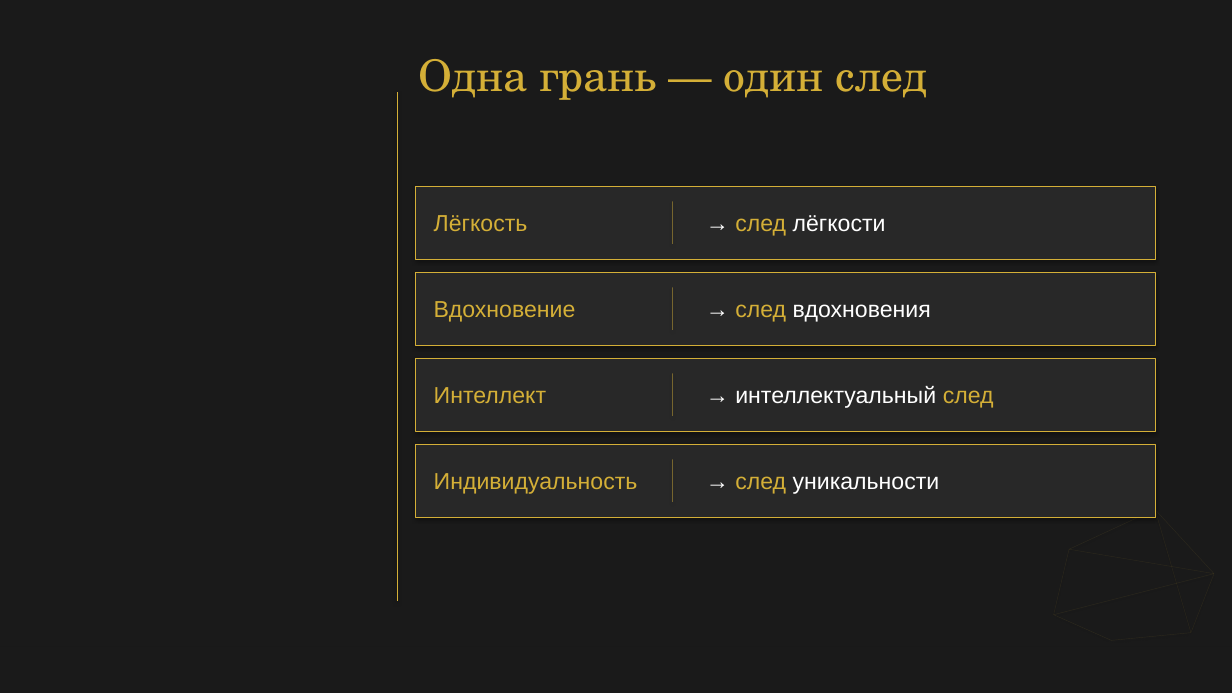
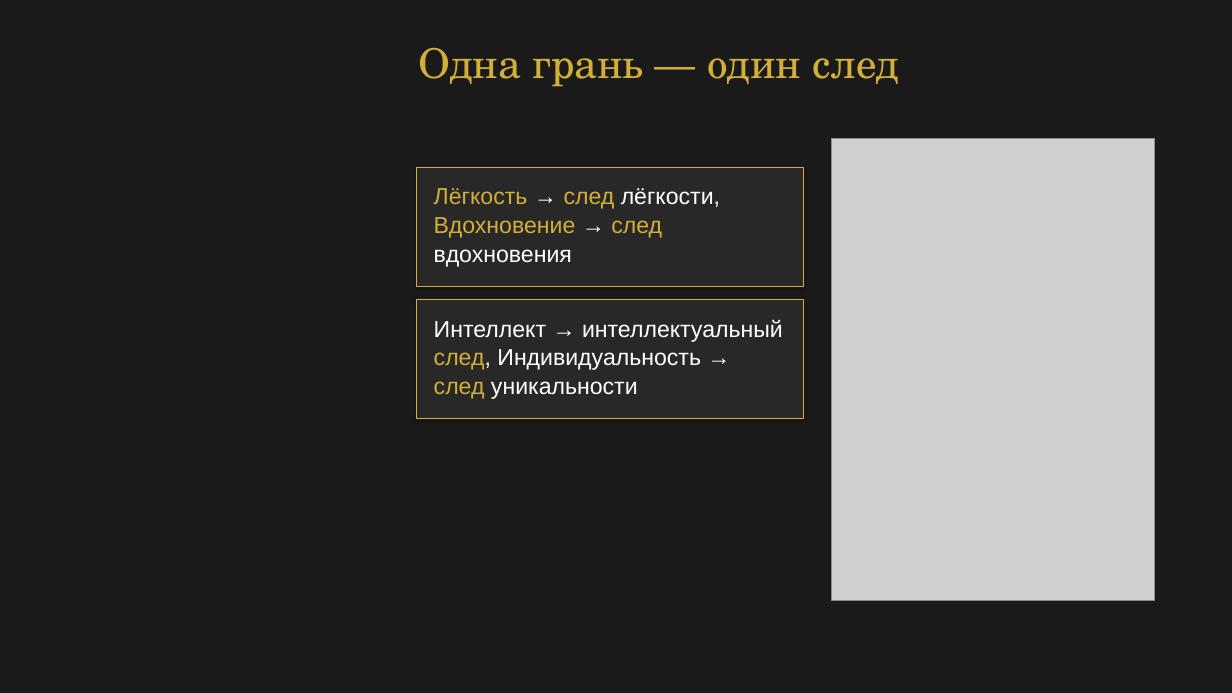
Before and after one commit to babylonofkommod-ai/-, a slide deck: slide 13 of Ваш Кристалл незабываемости.pptx (slide 10 before the commit). Drawn at 1232x693 pixels with LibreOffice and Linux fonts; fonts in the diff are those of the drawing; grey boxes stand for pictures. Boxes give left, top, right and bottom in pixels: in the first picture for what was removed or moved away, otherwise in the second. Text is boxed around its words. In the diff, an @@ line names an element or a change of style, - is before the commit and + after.

```diff
--- a/Ваш Кристалл незабываемости.pptx
+++ b/Ваш Кристалл незабываемости.pptx
@@ text "Одна грань — один след": place and size @@
-text "Одна грань — один след" at <box>418,59,928,100</box>
+text "Одна грань — один след" at <box>418,47,900,87</box>
@@ text "Одна грань — один след" at <box>418,47,900,87</box>: size 34 to 32 pt; line spacing 42.2pt to 39.7pt @@
@@ line removed from (397, 92) to (397, 601) @@
@@ picture added at <box>832,139,1155,601</box> @@
@@ rectangle: place and size @@
-rectangle at <box>416,186,1155,259</box>
+rectangle at <box>417,167,804,287</box>
@@ text added at <box>434,188,720,267</box>, 18 pt, text #D4AF37 @@
+Лёгкость → след лёгкости,
+Вдохновение → след
+вдохновения
@@ line removed from (673, 201) to (673, 244) @@
@@ text removed at <box>434,215,528,231</box> @@
-Лёгкость
@@ text removed at <box>735,215,886,236</box> @@
-→ след лёгкости
@@ rectangle removed at <box>416,272,1155,345</box> @@
@@ rectangle: place and size @@
-rectangle at <box>416,359,1155,432</box>
+rectangle at <box>417,299,804,419</box>
@@ line removed from (673, 287) to (673, 330) @@
@@ text removed at <box>434,301,576,322</box> @@
-Вдохновение
@@ text added at <box>434,320,783,399</box>, 18 pt, text #FFFFFF @@
+Интеллект → интеллектуальный
+след, Индивидуальность →
+след уникальности
@@ text removed at <box>735,304,931,322</box> @@
-→ след вдохновения
@@ text removed at <box>434,387,546,403</box> @@
-Интеллект
@@ line removed from (673, 373) to (673, 416) @@
@@ text removed at <box>735,386,994,408</box> @@
-→ интеллектуальный след
@@ rectangle removed at <box>416,445,1155,518</box> @@
@@ text removed at <box>434,473,638,494</box> @@
-Индивидуальность
@@ line removed from (673, 459) to (673, 502) @@
@@ text removed at <box>735,476,940,494</box> @@
-→ след уникальности
@@ line removed from (1069, 549) to (1155, 509) @@
@@ line removed from (1155, 509) to (1214, 574) @@
@@ line removed from (1155, 509) to (1191, 633) @@
@@ line removed from (1054, 615) to (1069, 549) @@
@@ line removed from (1069, 549) to (1214, 574) @@
@@ line removed from (1214, 574) to (1054, 615) @@
```
Also in this commit, not shown: 12 other slides changed, 9 slides added, 3 slides removed, 9 other files.
